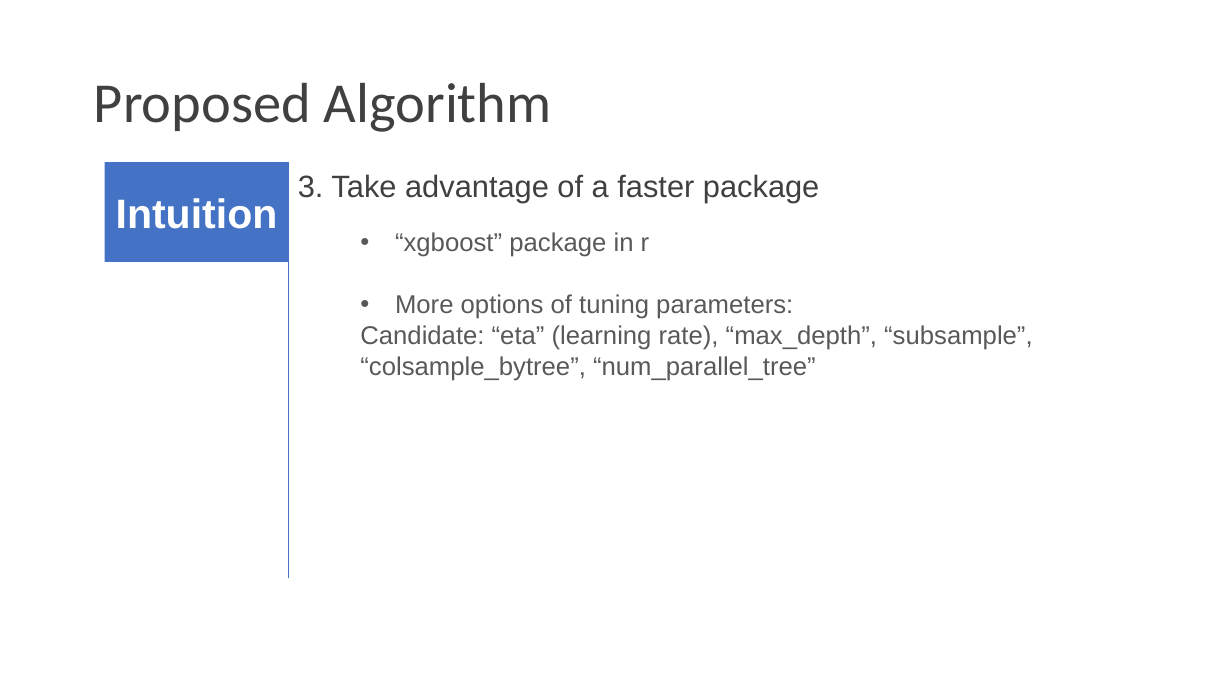
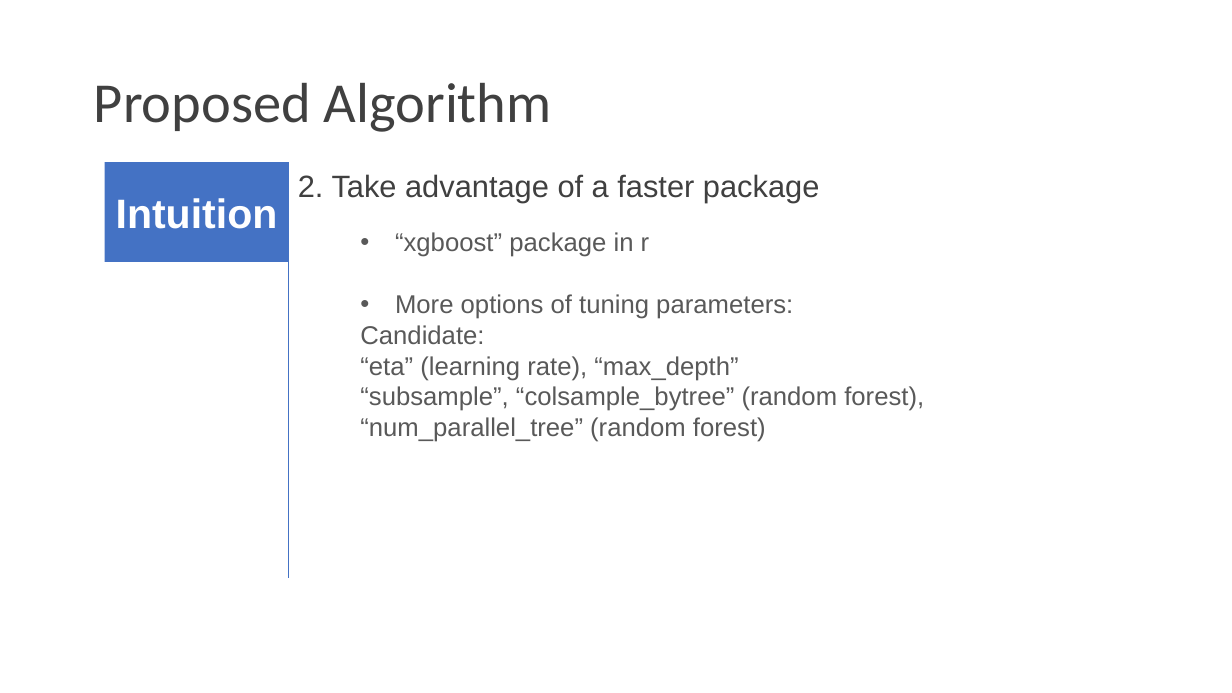
Before and after one commit to TZstatsADS/Fall2018-Proj3-Sec2-grp9, a slide deck: slide 4 of doc/Group9Pre.pptx (slide 5 before the commit). Drawn at 1232x693 pixels with LibreOffice and Linux fonts; fonts in the diff are those of the drawing. Boxes give left, top, right and bottom in pixels: in the first picture for what was removed or moved away, otherwise in the second. Text is boxed around its words. In the diff, an @@ line names an element or a change of style, - is before the commit and + after.

```diff
--- a/doc/Group9Pre.pptx
+++ b/doc/Group9Pre.pptx
@@ text at (298, 174, 819, 203): text changed @@
-3. Take advantage of a faster package
+2. Take advantage of a faster package
@@ text at (360, 325, 924, 442): text changed @@
-Candidate: “eta” (learning rate), “max_depth”, “subsample”, “colsample_bytree”, “num_parallel_tree”
+Candidate:
+“eta” (learning rate), “max_depth”
+“subsample”, “colsample_bytree” (random forest), “num_parallel_tree” (random forest)
```
Also in this commit, not shown: 3 other slides changed, 1 slide removed.
